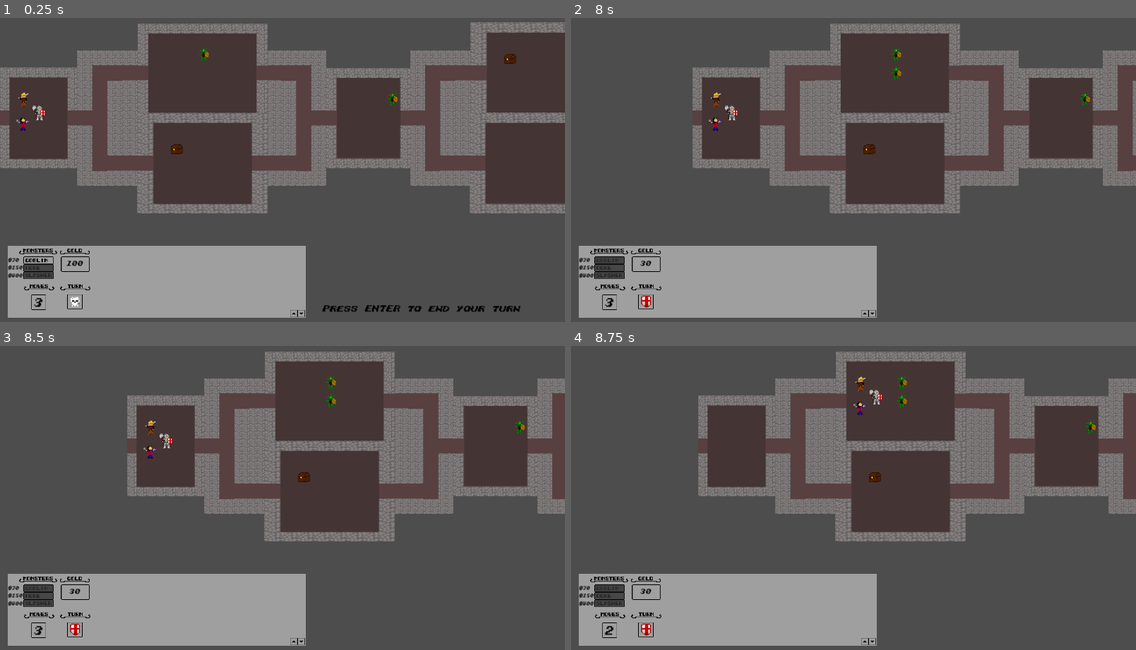
Above: before the commit, frames 1-4 (two rows, left to right).
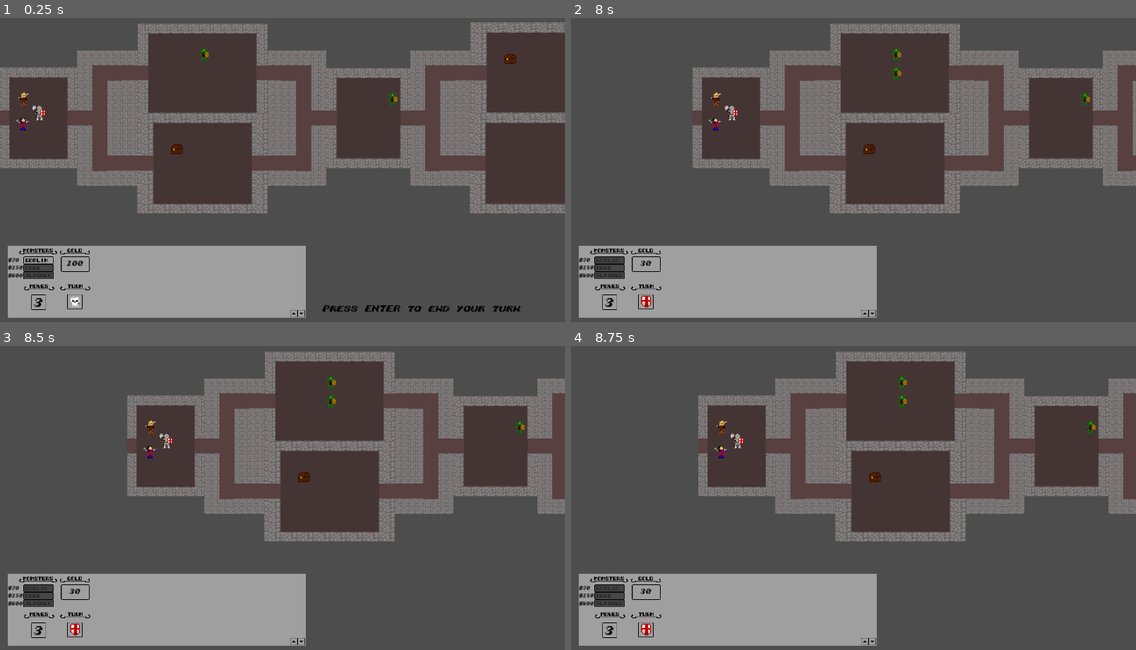
Above: after the commit, the same moments.

Repository: Gamnraa/GMTK-2023-Dungeon-Master
Game: Godot game, scene res://dungeon_manager.tscn
The game is run twice, just before and just after one commit, with the same random seed, the same clock (stepped at 60 frames per second) and the same inputs.
Inputs (mouse positions are in pixels of both pictures, inside the frame that each line leads up to):
- Up to frame 1 (0.25 s): no input
- Up to frame 2 (8 s): click (610, 261) at 0.5 s; click "Move to" at 1.25 s; click (870, 312) at 2 s; click (864, 312) at 2.75 s; click (870, 312) at 3.5 s; click (864, 312) at 4.25 s; click (870, 312) at 5 s; click (864, 312) at 5.75 s; tap Enter (end_turn_restart) at 6.5, 7.25 s; move the mouse to (604, 112) at 6.52 s; click (604, 112) at 6.67 s; move the mouse to (576, 106) at 7.27 s; click (576, 106) at 7.42 s
- Up to frame 3 (8.5 s): move the mouse to (327, 382) at 8.02 s; click (327, 382) at 8.17 s
- Up to frame 4 (8.75 s): no input

Frames 1-3 are identical in both runs. In frame 4, 0.3% of the frame differs, in the area x 6-56%, y 9-96%.
Error after the commit: Invalid assignment of property or key 'MAX_HEALTH' with value of type 'int' on a base object of type 'Nil'. (res://entities/cleric.gd:18)

Commit message:
Must find a way to override inherited functions
All heroes can heal, but Clerics heal more than any other. We need a way to reflect this. NOTE: in the future we may not want a Hero to be capable of doing an action others can. Arch design should be considered for this as well

Diff:
--- a/entities/cleric.gd
+++ b/entities/cleric.gd
@@ -1,18 +1,9 @@
 extends AnimatedSprite2D
 
+const Hero = preload("res://entities/hero_common.gd")
+
+var hero: Hero
 var health
-var MAX_HEALTH = 180
-var offense = 15
-var defense = 15
-var entity_name = "CLERIC"
-
-signal dead
-signal action_revive(target)
-signal action_attack(target)
-signal action_hero_ability
-signal action_heal(target)
-signal attacked
-
 var is_dead
 
 
@@ -21,47 +12,18 @@
 	hide()
 
 
+
 func start():
 	show()
-	health = MAX_HEALTH
+	hero.MAX_HEALTH = 180
+	hero.offense = 15
+	hero.defense = 15
+	health = hero.MAX_HEALTH
 
 
 # Called every frame. 'delta' is the elapsed time since the previous frame.
 func _process(delta):
 	pass
-
-
-func _on_dead():
-	hide()
-	is_dead = true
-	Global.TheDungeon.received_message.emit("CLERIC defeated!")
-
-
-func _on_action_revive():
-	show()
-	is_dead = false
-	health = MAX_HEALTH
-	Global.TheDungeon.received_message.emit("CLERIC revived!")
-
-
-func _on_action_attack(target):
-	var damage_out = (randi() % offense * 2 + offense) - (randi() % target.defense + target.defense)
-	if damage_out <= 0: damage_out = 1
-	var damage_in = randi() % target.offense * 2 + target.offense - defense
-	if damage_in <= 0: damage_in = 1
-	print("damage dealt", damage_out, "\ndamage took", damage_in)
-	health -= damage_in
-	target.health -= damage_out
-	var message = "CLERIC (" + str(damage_in) + " dmg) attacked " + target.entity_name + "(" + str(damage_out) + " dmg)!"
-	Global.TheDungeon.received_message.emit(message)
-	target.attacked.emit()
-	_on_attacked()
-
-
-func _on_attacked():
-	if health <= 0:
-		dead.emit()
-
 
 func _on_action_heal(target):
 	var heal = randi() % target.MAX_HEALTH / 5 + 30
--- a/entities/hero_common.gd
+++ b/entities/hero_common.gd
@@ -12,21 +12,6 @@
 signal attacked
 
 var is_dead
-
-# Called when the node enters the scene tree for the first time.
-func _ready():
-	hide()
-
-
-func start():
-	show()
-	#health = MAX_HEALTH
-
-
-# Called every frame. 'delta' is the elapsed time since the previous frame.
-func _process(delta):
-	pass
-
 
 func _on_dead():
 	hide()
@@ -58,3 +43,11 @@
 func _on_attacked():
 	if health <= 0:
 		dead.emit()
+
+func _on_action_heal(target):
+	var heal = randi() % target.MAX_HEALTH / 10 + 15
+	print("healing ", heal)
+	target.health += heal
+	if target.health > target.MAX_HEALTH: target.health = target.MAX_HEALTH
+	var message = entity_name + " healed " + str(heal) + " health!"
+	Global.TheDungeon.received_message.emit(message)
